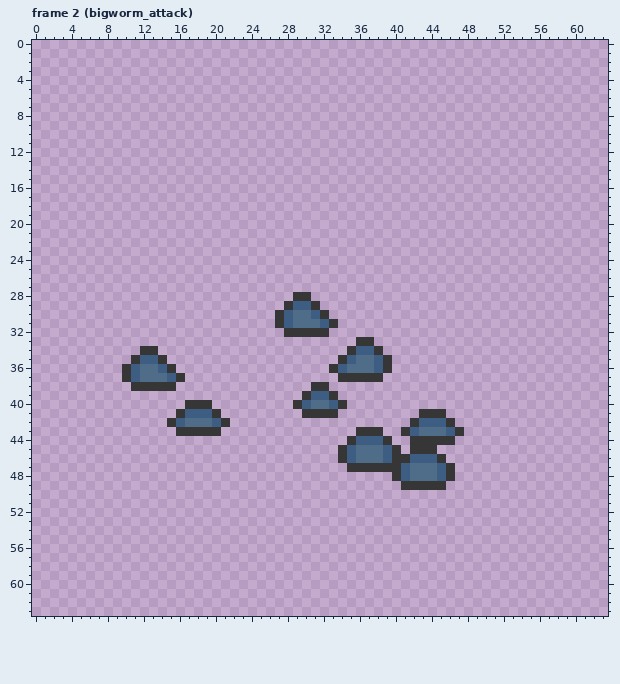
Edited in one commit: pixel-art file (Assets/AnimationImporter/sprites/AssetPack/bigworm_attack.ase). The first picture shows the starting point.
64x64 pixels, 29 frames. Shown: frame 2 (bigworm_attack). The commit also changed other frames, which this record leaves out.
Once edited:
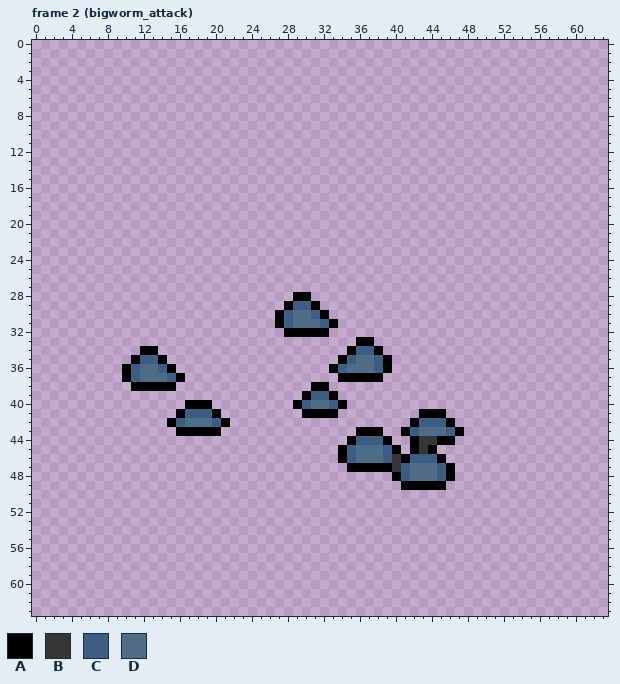
Palette (. is transparent): A #000000  B #363636  C #3d5d82  D #4f6d89
Changes in this commit:
Frame 2 (bigworm_attack):
Colour A replaces colour B in row 28 at x 29 to 30; in row 29 at x 28 and 31; in row 30 at x 27 and 32; in row 31 at x 27 and 33; in row 32 at x 28 to 32; in row 33 at x 36 to 37.
Colour A replaces colour B in row 34 at x 12 to 13, 35 and 38; in row 35 at x 11, 14, 34 and 39; in row 36 at x 10, 15, 33 and 39; in row 37 at x 10, 16 and 34 to 38; in row 38 at x 11 to 15 and 31 to 32; in row 39 at x 30 and 33.
Colour A replaces colour B in row 40 at x 17 to 19, 29 and 34; in row 41 at x 16, 20, 30 to 33 and 43 to 45; in row 42 at x 15, 21, 42 and 46; in row 43 at x 16 to 20, 36 to 38, 41 and 47; in row 44 at x 35, 39, 42 and 45 to 46; in row 45 at x 34, 40, 42 and 44.
Colour A replaces colour B in row 46 at x 34, 41 and 45; in row 47 at x 35 to 39 and 46; in row 48 at x 40 and 46; in row 49 at x 41 to 45.
Pixel boxes of the changes (left, top, right, bottom) in both pictures:
changed: (275, 292, 464, 490)
changed: (122, 346, 230, 436)
